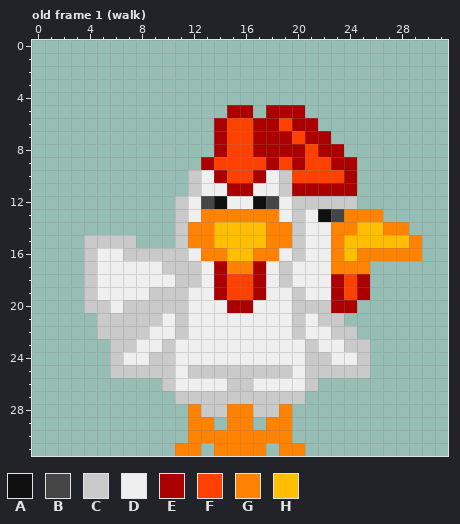
A pixel-art file gets an edit: assets/textures/sprites/chicken.aseprite. The picture above is the old version.
32x32 pixels, 4 frames. Shown: old frame 1 (walk). The commit also changed other frames, which this record leaves out.
Visible layers, top first: "front", "side", "back".
Palette (. is transparent): A #101010  B #454545  C #cacaca  D #efefef  E #aa0000  F #ff4100  G #ff8200  H #ffbe00
Pixels before, old frame 1 (walk), first column x 4:
 5 ...........EE.EEE.........
 6 ..........EFFEEFEE........
 7 ..........EFFEEEFEE.......
 8 ..........EFFEEEEFEE......
 9 .........EFFFFEFEFFEE.....
10 ........CDEFFEDCFFFFE.....
11 ........CDDEEDDCEEEEE.....
12 .......CDBADDABDCCCCC.....
13 .......CDGGGGGGDCDABGGG...
14 .......CGGHHHHGGCDDGGHHGG.
15 CCCC...CGGHHHHGGCDDGHHHHHG
16 CDDCCCCCDGGHHGGDCDDGHGGGGG
17 CDDDDDCCCDEGGEDCDDDGGG....
18 CDDDDDDCCDEFFEDCDDDEFE....
19 CDDDDCCCDDEFFEDDCDDEFE....
20 CCDCCCCCDDDEEDDDCCCEE.....
21 .CCCCCDCDDDDDDDDCDCC......
22 .CCCCDDCDDDDDDDDCDDCC.....
23 ..CCDDCDDDDDDDDDDCDDCC....
24 ..CDDCCDDDDDDDDDDCCDDC....
25 ..CCCCCDCCCCCCCCDCCCCC....
26 ......CDDDDCCDDDDC........
27 .......CCCCCCCCCC.........
28 ........GCCGGCCG..........
29 ........GG.GG.GG..........
30 ........GGGGGGGG..........
31 .......GG.GGGG.GG.........
New version:
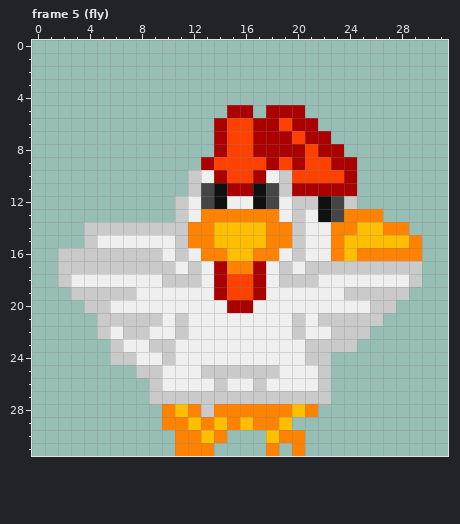
A new or re-ordered frame is compared with the old frame closest to it.
Edits made:
frames 4 -> 8
Frame 5 (fly) is new; against old frame 1 (walk), layers "front", "side", "back":
y 11: x 13..14 DD -> BA; x 17..18 DD -> AB
y 12: x 22..23 CC -> AB
y 14: x 4..10 ....... -> CCCCCCC
y 15: x 5..10 CCC... -> DDDDDD
y 16: x 2..3 .. -> CC; x 5..6 DD -> CC; x 10 C -> D
y 17: x 2..3 .. -> CC; x 5..9 DDDDD -> CCCCC; x 11 C -> D; x 21..29 DDGGG.... -> CCCCCCCCC
y 18: x 2..4 ..C -> CDD; x 10 D -> C; x 20..21 DD -> CC; x 23..29 EFE.... -> DDDDDDC
y 19: x 3 . -> C; x 5..7 DDD -> CCC; x 9..11 CCC -> DDD; x 20 C -> D; x 23..28 EFE... -> DCCCCC
y 20: x 7..11 CCCCC -> DDDDD; x 20..27 CCCEE... -> DDDDDDCC
y 21: x 24..26 ... -> CCC
y 22: x 6 C -> D; x 25 . -> C
y 23: x 7 C -> D; x 9 D -> C; x 22..23 DD -> CC; x 25 C -> .
y 24: x 7 D -> C; x 9 C -> D; x 23..25 DDC -> ...
y 25: x 6..7 CC -> ..; x 10 C -> D; x 12 C -> D; x 19 C -> D; x 21 C -> D; x 23..25 CCC -> ...
y 26: x 9..10 .C -> CD; x 14..17 DCCD -> CDDC; x 21..22 C. -> DC
y 27: x 9..10 .. -> CC; x 21..22 .. -> CC
y 28: x 10..11 .. -> GH; x 14 C -> G; x 17..18 CC -> GG; x 20..21 .. -> HG
y 29: x 10..12 ..G -> GGH; x 14 . -> H; x 16..17 G. -> HG; x 19 G -> H
y 30: x 11 . -> G; x 13 G -> H; x 15..18 GGGG -> ...H; x 20 . -> G
y 31: x 13..19 .GGGG.G -> G....G.
Boxes around the changes in both pictures, in picture pixels (x1, y1, x2, y2):
changed: (58, 183, 422, 456)
